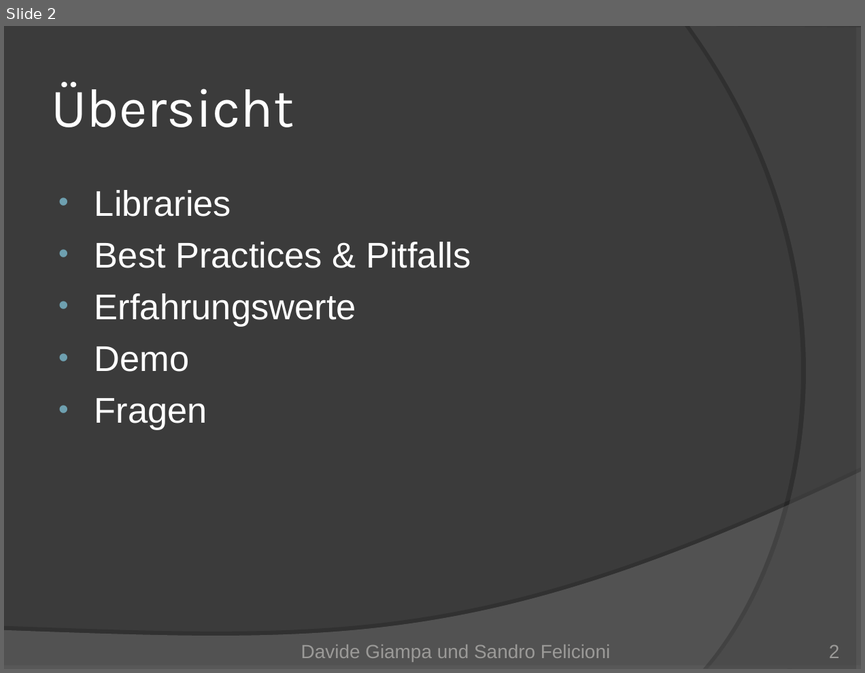
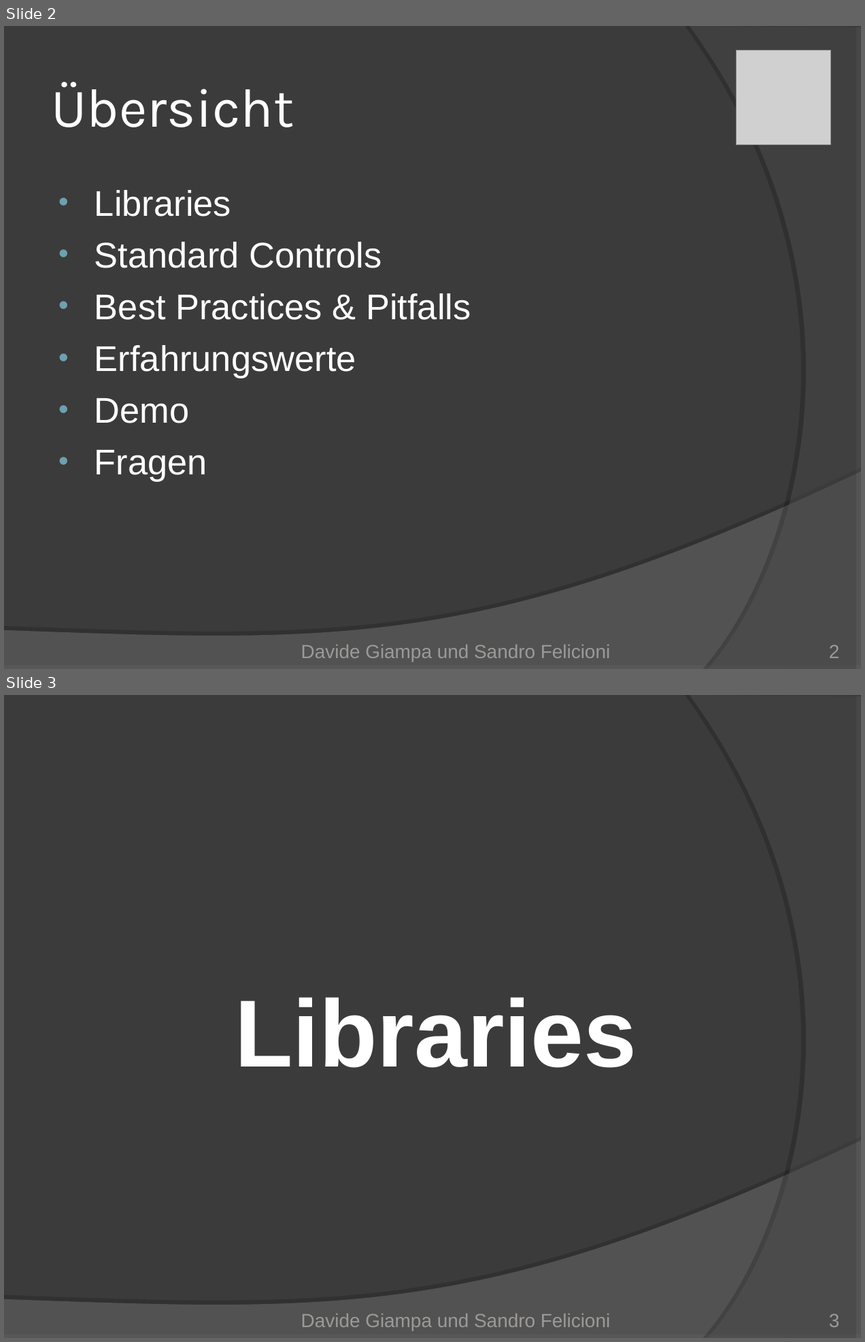
Before and after one commit to Mr-Slash/TrailDevils, a slide deck: doc/01_Project Management/TrailDevils-final.ppt. Shown one above the other, each under a label of ours: slide 2 before the commit, slides 2 and 3 after it. The pictures are 865x673 and 865x1342 pixels, drawn with LibreOffice and Linux fonts; fonts in the diff are those of the drawing; grey boxes stand for pictures. Boxes give left, top, right and bottom in pixels: in the first picture for what was removed or moved away, otherwise in the second. Text is boxed around its words. In the diff, an @@ line names an element or a change of style, - is before the commit and + after.

```diff
--- a/doc/01_Project Management/TrailDevils-final.ppt
+++ b/doc/01_Project Management/TrailDevils-final.ppt
@@ slide 3 added at (4,695,861,1338), background #3B3B3B; not listed: 2 template elements that a slide beside it also shows @@
@@ text added at (235,997,636,1068), 80 pt, text #FFFFFF, bold @@
+Libraries
@@ text added at (301,1313,610,1330), 16 pt, text #9B9A98 @@
+Davide Giampa und Sandro Felicioni
@@ page number added at (829,1313,840,1327), 16 pt, text #9B9A98 @@
+3
@@ slide 2 changed as well @@
@@ picture added at (736,50,830,144) @@
@@ text at (94,242,381,268): paragraph added @@
+• Standard Controls
```
Also in this commit, not shown: 10 other slides changed, 8 other slides added.
